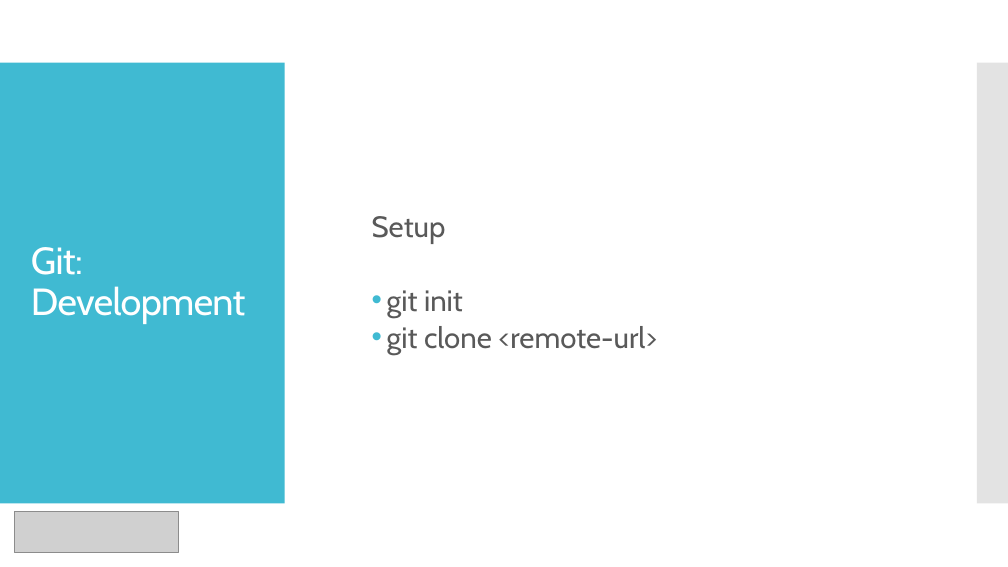
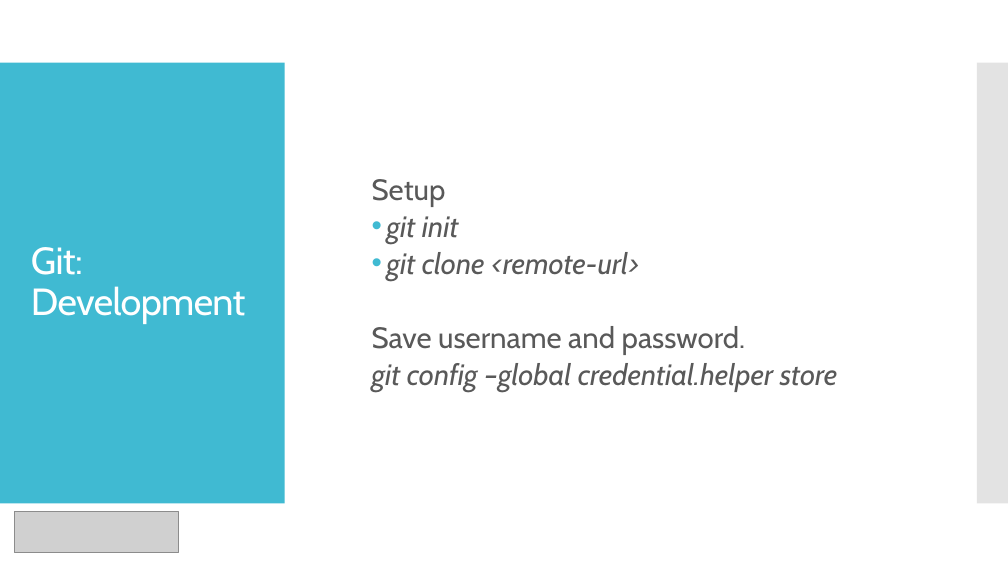
Before and after one commit to shashwatx/git_101, a slide deck: slide 20 of presentation.pptx (slide 19 before the commit). Drawn at 1008x567 pixels with LibreOffice and Linux fonts; fonts in the diff are those of the drawing; grey boxes stand for pictures. Boxes give left, top, right and bottom in pixels: in the first picture for what was removed or moved away, otherwise in the second. Text is boxed around its words. In the diff, an @@ line names an element or a change of style, - is before the commit and + after.

```diff
--- a/presentation.pptx
+++ b/presentation.pptx
@@ text at box(387, 216, 639, 281): italic on in "git init", "git clone <remote-url>" @@
@@ text at box(372, 326, 838, 392): paragraphs added @@
+  Save username and password.
+  git config –global credential.helper store
```
Also in this commit, not shown: 9 other slides changed, 1 slide removed, 2 other files.
